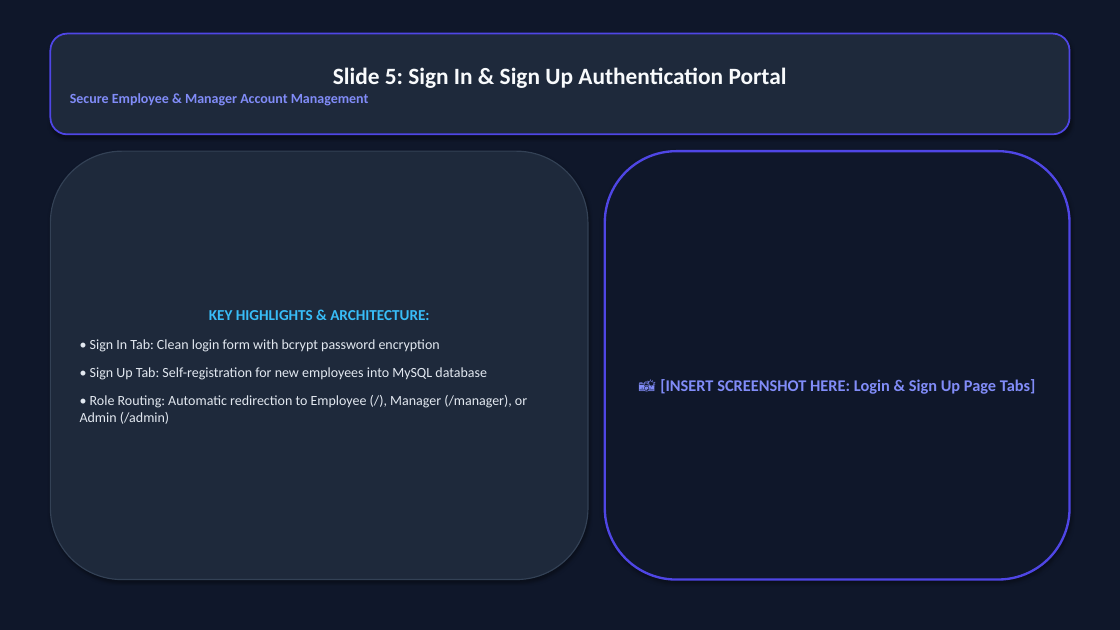
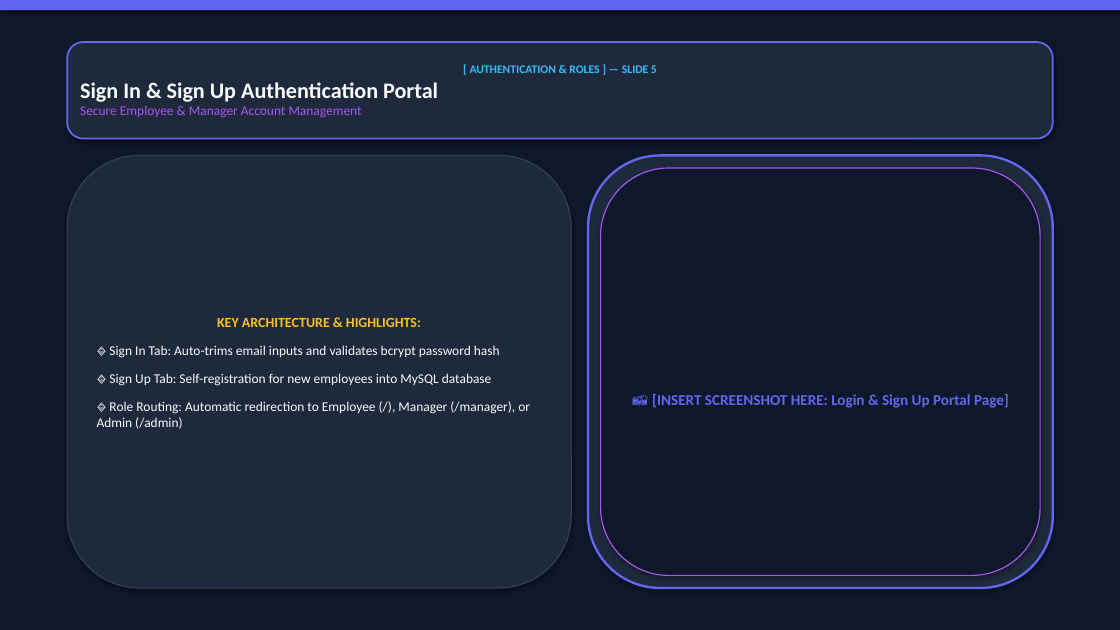
Before and after one commit to VishalMishraCSE/meeting-room-booking-system, a slide deck: slide 5 of document/PRESENTATION_DECK_SLIDES.pptx. Drawn at 1120x630 pixels with LibreOffice and Linux fonts; fonts in the diff are those of the drawing. Boxes give left, top, right and bottom in pixels: in the first picture for what was removed or moved away, otherwise in the second. Text is boxed around its words. In the diff, an @@ line names an element or a change of style, - is before the commit and + after.

Commit message:
design: redesign PowerPoint presentation deck with stunning multi-layered dark theme, glassmorphic card containers, and category tag pills

```diff
--- a/document/PRESENTATION_DECK_SLIDES.pptx
+++ b/document/PRESENTATION_DECK_SLIDES.pptx
@@ rectangle added at box(0, 0, 1120, 10), fill #6366F1 @@
@@ rounded rectangle "[ AUTHENTICATION & ROLES ] ...": place and size @@
-rounded rectangle "[ AUTHENTICATION & ROLES ] ..." at box(50, 34, 1070, 134)
+rounded rectangle "[ AUTHENTICATION & ROLES ] ..." at box(67, 42, 1053, 139)
@@ rounded rectangle "[ AUTHENTICATION & ROLES ] ..." at box(67, 42, 1053, 139): outline #4F46E5 1.5 pt to #6366F1 1.5 pt @@
@@ text in rounded rectangle at box(80, 65, 657, 102): text changed; size 20 to 19 pt @@
-Slide 5: Sign In & Sign Up Authentication Portal
+[ AUTHENTICATION & ROLES ] — SLIDE 5
+Sign In & Sign Up Authentication Portal
@@ text in rounded rectangle at box(80, 105, 362, 118): size 12 to 11.5 pt, text colour #818CF8 to #A855F7, bold off in "Secure Employee & Manager Account Management" @@
@@ rounded rectangle "KEY ARCHITECTURE & HIGHLIGHTS:": place and size @@
-rounded rectangle "KEY ARCHITECTURE & HIGHLIGHTS:" at box(50, 151, 588, 580)
+rounded rectangle "KEY ARCHITECTURE & HIGHLIGHTS:" at box(67, 155, 571, 588)
@@ rounded rectangle added at box(588, 155, 1053, 588), fill #1E293B, outline #6366F1 2 pt @@
@@ rounded rectangle "📸 [INSERT SCREENSHOT HERE: Login ...": place and size @@
-rounded rectangle "📸 [INSERT SCREENSHOT HERE: Login ..." at box(605, 151, 1070, 580)
+rounded rectangle "📸 [INSERT SCREENSHOT HERE: Login ..." at box(601, 168, 1040, 576)
@@ rounded rectangle "📸 [INSERT SCREENSHOT HERE: Login ..." at box(601, 168, 1040, 576): outline #4F46E5 2 pt to #A855F7 1 pt @@
@@ text in rounded rectangle at box(97, 318, 530, 429): text changed; size 12 to 11.5 pt; text colour #E2E8F0 to #F8FAFC @@
-KEY HIGHLIGHTS & ARCHITECTURE:
-• Sign In Tab: Clean login form with bcrypt password encryption
-• Sign Up Tab: Self-registration for new employees into MySQL database
-• Role Routing: Automatic redirection to Employee (/), Manager (/manager), or Admin (/admin)
+KEY ARCHITECTURE & HIGHLIGHTS:
+🔹 Sign In Tab: Auto-trims email inputs and validates bcrypt password hash
+🔹 Sign Up Tab: Self-registration for new employees into MySQL database
+🔹 Role Routing: Automatic redirection to Employee (/), Manager (/manager), or Admin (/admin)
@@ text in rounded rectangle at box(652, 394, 1009, 408): text changed; size 14 to 13 pt; text colour #818CF8 to #6366F1 @@
-📸 [INSERT SCREENSHOT HERE: Login & Sign Up Page Tabs]
+📸 [INSERT SCREENSHOT HERE: Login & Sign Up Portal Page]
```
Also in this commit, not shown: 16 other slides changed, 1 slide added, 1 slide removed, 1 other file.
